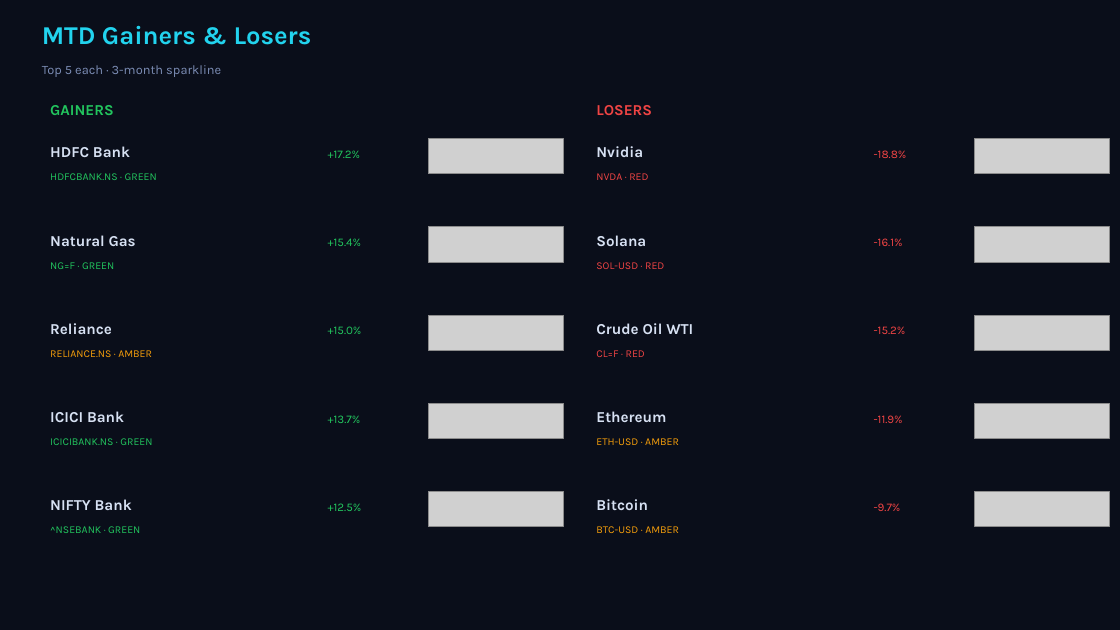
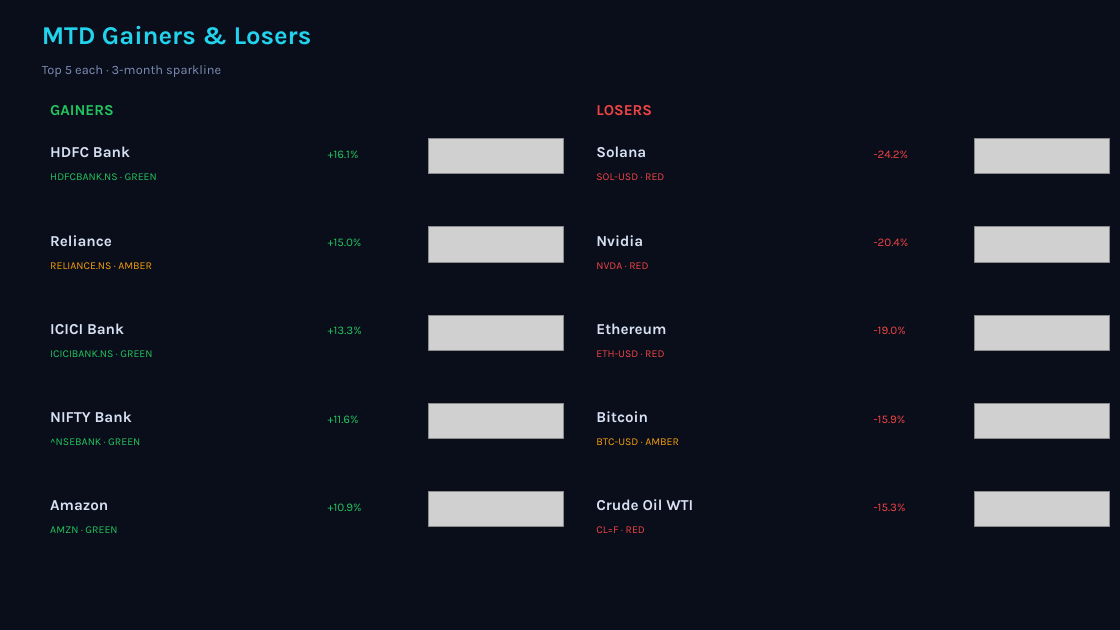
Before and after one commit to Pravkum23/pmr-terminal, a slide deck: slide 2 of docs/pmr_daily.pptx. Drawn at 1120x630 pixels with LibreOffice and Linux fonts; fonts in the diff are those of the drawing; grey boxes stand for pictures. Boxes give left, top, right and bottom in pixels: in the first picture for what was removed or moved away, otherwise in the second. Text is boxed around its words. In the diff, an @@ line names an element or a change of style, - is before the commit and + after.

```diff
--- a/docs/pmr_daily.pptx
+++ b/docs/pmr_daily.pptx
@@ text at (328,150,359,158): text changed @@
-+17.2%
++16.1%
@@ text at (596,173,664,180): text changed @@
-NVDA · RED
+SOL-USD · RED
@@ text at (874,150,909,158): text changed @@
--18.8%
+-24.2%
@@ text removed at (50,235,136,246) @@
-Natural Gas
@@ text at (328,238,362,246): text changed @@
-+15.4%
++15.0%
@@ text "Nvidia": place and size @@
-text "Nvidia" at (596,146,643,157)
+text "Nvidia" at (596,235,643,246)
@@ text at (874,238,909,246): text changed @@
--16.1%
+-20.4%
@@ text at (50,262,152,269): text changed; text colour #22C55E to #F59E0B @@
-NG=F · GREEN
+RELIANCE.NS · AMBER
@@ text at (596,262,648,269): text changed @@
-SOL-USD · RED
+NVDA · RED
@@ text added at (50,323,124,334), 13 pt, text #D7E1F3, bold @@
+ICICI Bank
@@ text at (328,326,362,334): text changed @@
-+15.0%
++13.3%
@@ text at (874,326,906,334): text changed @@
--15.2%
+-19.0%
@@ text at (50,350,152,357): text changed; text colour #F59E0B to #22C55E @@
-RELIANCE.NS · AMBER
+ICICIBANK.NS · GREEN
@@ text at (596,350,664,357): text changed @@
-CL=F · RED
+ETH-USD · RED
@@ text at (50,411,132,422): text changed @@
-ICICI Bank
+NIFTY Bank
@@ text at (328,415,359,423): text changed @@
-+13.7%
++11.6%
@@ 4 texts: place and size @@
-4 texts at (50,235,666,510)
+4 texts at (50,146,666,422)
@@ text at (874,415,906,423): text changed @@
--11.9%
+-15.9%
@@ text at (50,438,140,445): text changed @@
-ICICIBANK.NS · GREEN
+^NSEBANK · GREEN
@@ text at (596,438,679,445): text changed @@
-ETH-USD · AMBER
+BTC-USD · AMBER
@@ text at (50,500,108,510): text changed @@
-NIFTY Bank
+Amazon
@@ text at (328,503,362,511): text changed @@
-+12.5%
++10.9%
@@ text "Crude Oil WTI": place and size @@
-text "Crude Oil WTI" at (596,323,693,334)
+text "Crude Oil WTI" at (596,499,693,510)
@@ text at (874,503,906,511): text changed @@
--9.7%
+-15.3%
@@ text at (50,526,117,533): text changed @@
-^NSEBANK · GREEN
+AMZN · GREEN
@@ text at (596,526,645,533): text changed; text colour #F59E0B to #EF4444 @@
-BTC-USD · AMBER
+CL=F · RED
```
Also in this commit, not shown: 3 other slides changed, 3 other files.
